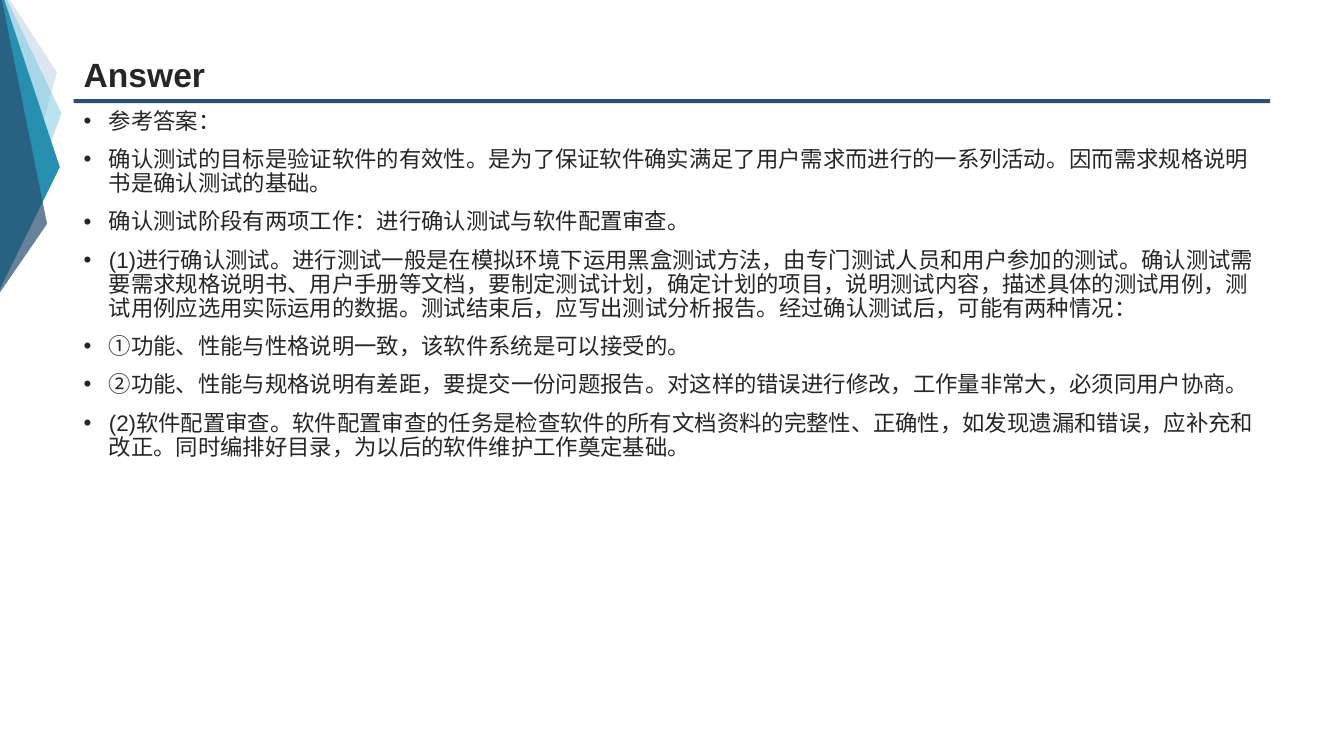
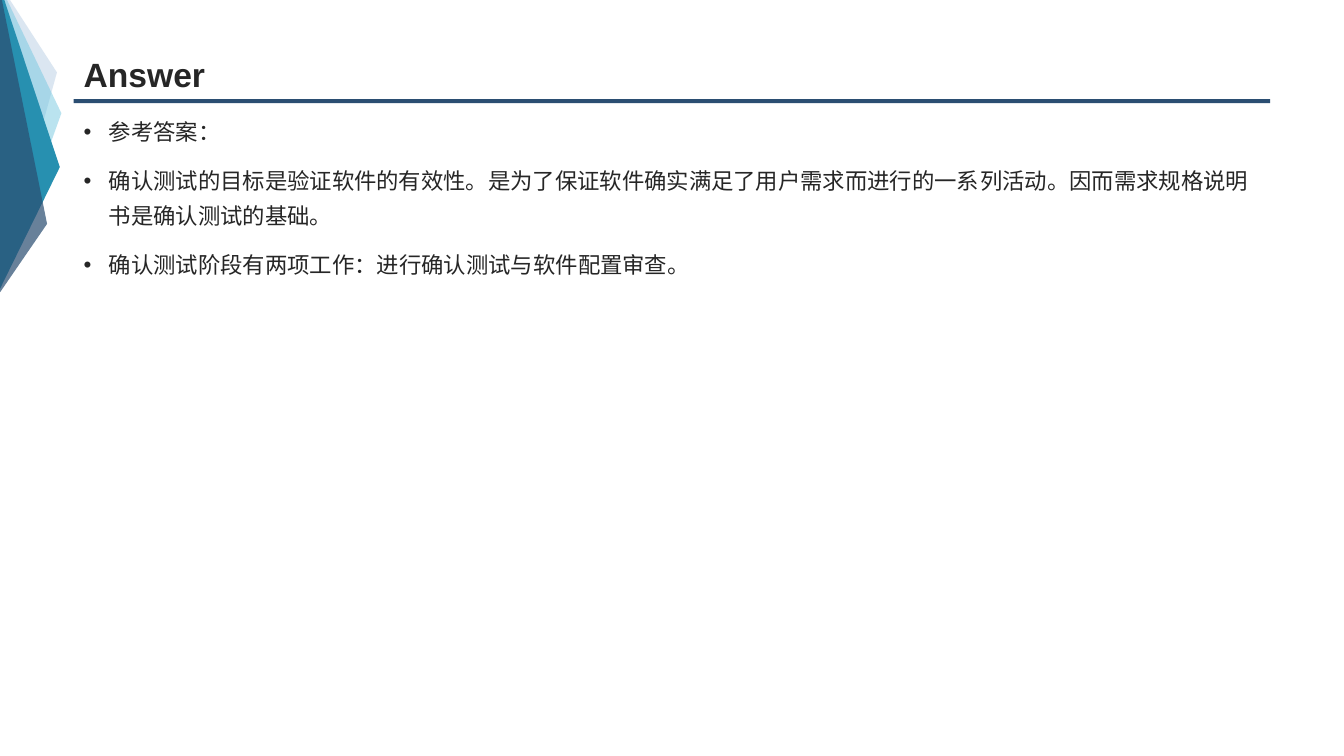
Before and after one commit to group-fourteen/G14-, a slide deck: slide 39 of 翻转课堂/7.5确认测试.ppt (slide 40 before the commit). Drawn at 1344x756 pixels with LibreOffice and Linux fonts; fonts in the diff are those of the drawing. Boxes give left, top, right and bottom in pixels: in the first picture for what was removed or moved away, otherwise in the second. Text is boxed around its words. In the diff, an @@ line names an element or a change of style, - is before the commit and + after.

```diff
--- a/翻转课堂/7.5确认测试.ppt
+++ b/翻转课堂/7.5确认测试.ppt
@@ text "参考答案：" at (109, 121, 1248, 275): line spacing 0.9 to 1.3 @@
@@ text at (109, 250, 1253, 457): paragraphs removed @@
-• (1)进行确认测试。进行测试一般是在模拟环境下运用黑盒测试方法，由专门测试人员和用户参加的测试。确认测试需要需求规格说明书、用户手册等文档，要制定测试计划，确定计划的项目，说明测试内容，描述具体的测试用例，测试用例应选用实际运用的数据。测试结束后，应写出测试分析报告。经过确认测试后，可能有两种情况：
-• ①功能、性能与性格说明一致，该软件系统是可以接受的。
-• ②功能、性能与规格说明有差距，要提交一份问题报告。对这样的错误进行修改，工作量非常大，必须同用户协商。
-• (2)软件配置审查。软件配置审查的任务是检查软件的所有文档资料的完整性、正确性，如发现遗漏和错误，应补充和改正。同时编排好目录，为以后的软件维护工作奠定基础。
```
Also in this commit, not shown: 40 other slides changed, 6 slides added, 1 slide removed.
